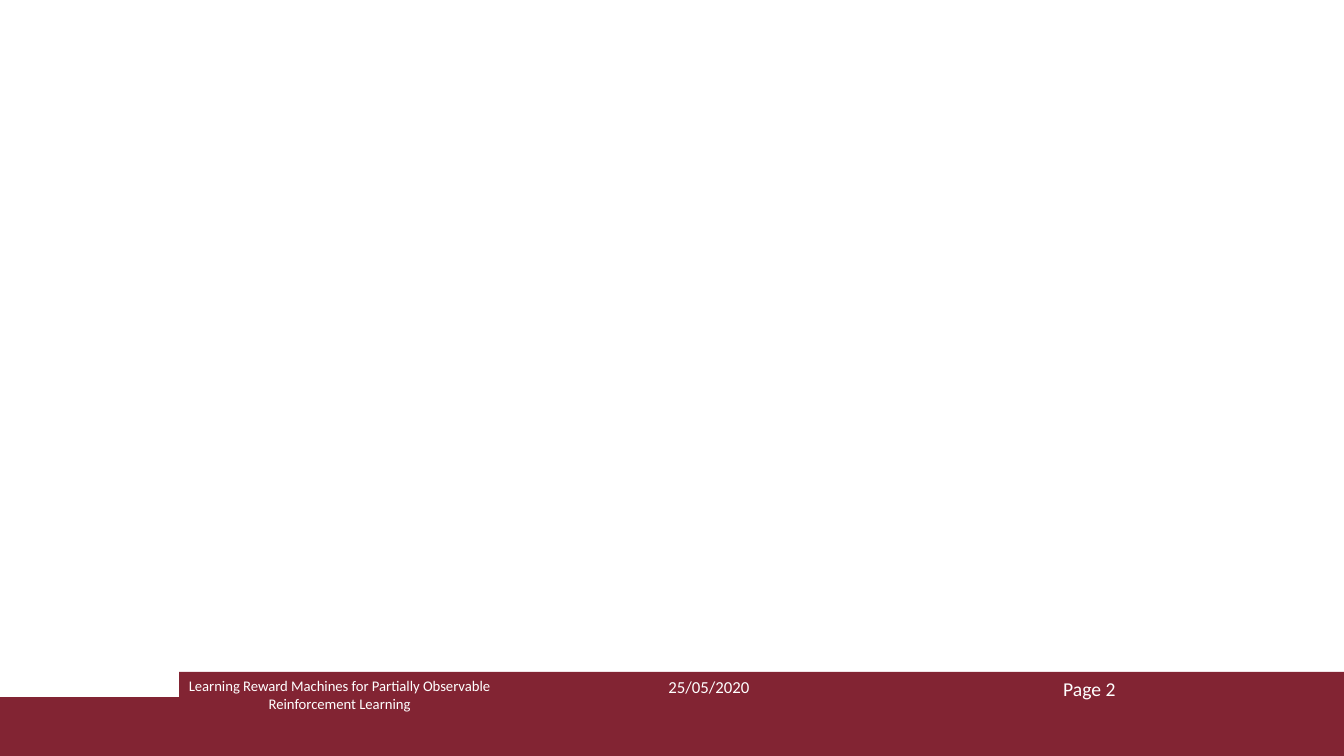
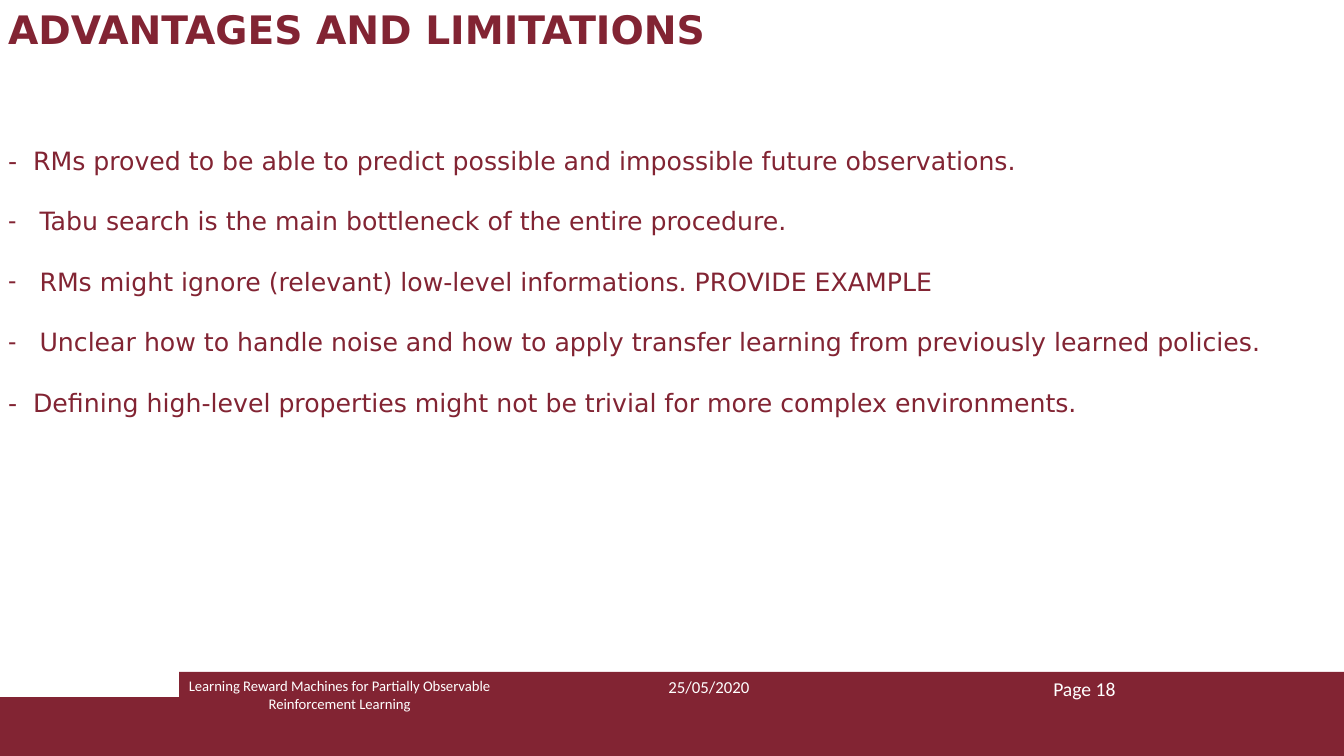
Before and after one commit to Marvet94/reasoning_agents_project_2020, a slide deck: slide 18 of ra_presentazione.pptx. Drawn at 1344x756 pixels with LibreOffice and Linux fonts; fonts in the diff are those of the drawing. Boxes give left, top, right and bottom in pixels: in the first picture for what was removed or moved away, otherwise in the second. Text is boxed around its words. In the diff, an @@ line names an element or a change of style, - is before the commit and + after.

```diff
--- a/ra_presentazione.pptx
+++ b/ra_presentazione.pptx
@@ text added at bbox=[8, 15, 705, 45], 28 pt, text #822433, bold @@
+ADVANTAGES AND LIMITATIONS
@@ text added at bbox=[33, 151, 1260, 418], 18 pt, text #822433 @@
+- RMs proved to be able to predict possible and impossible future observations.
+– Tabu search is the main bottleneck of the entire procedure.
+– RMs might ignore (relevant) low-level informations. PROVIDE EXAMPLE
+– Unclear how to handle noise and how to apply transfer learning from previously learned policies.
+- Defining high-level properties might not be trivial for more complex environments.
@@ text at bbox=[1053, 682, 1116, 700]: text changed @@
-Page 2
+Page 18
```
Also in this commit, not shown: 2 other slides changed, 12 slides removed.
